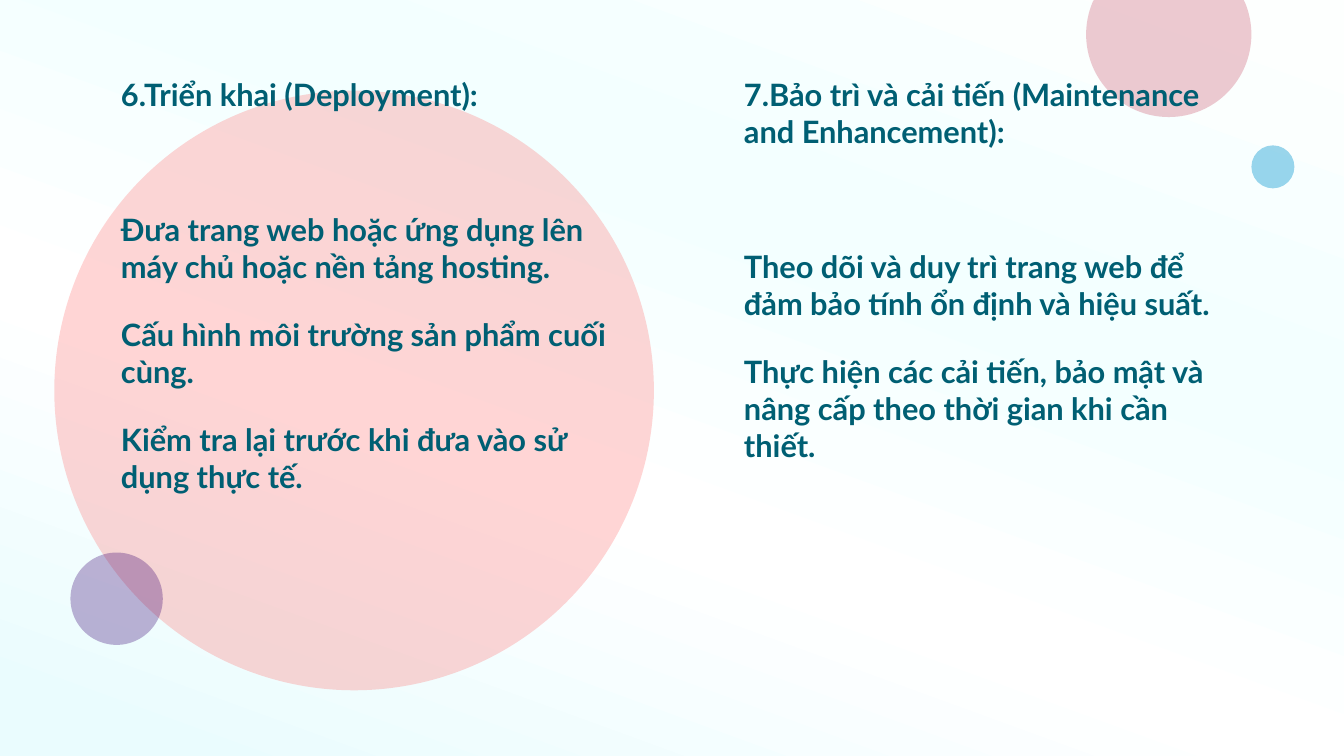
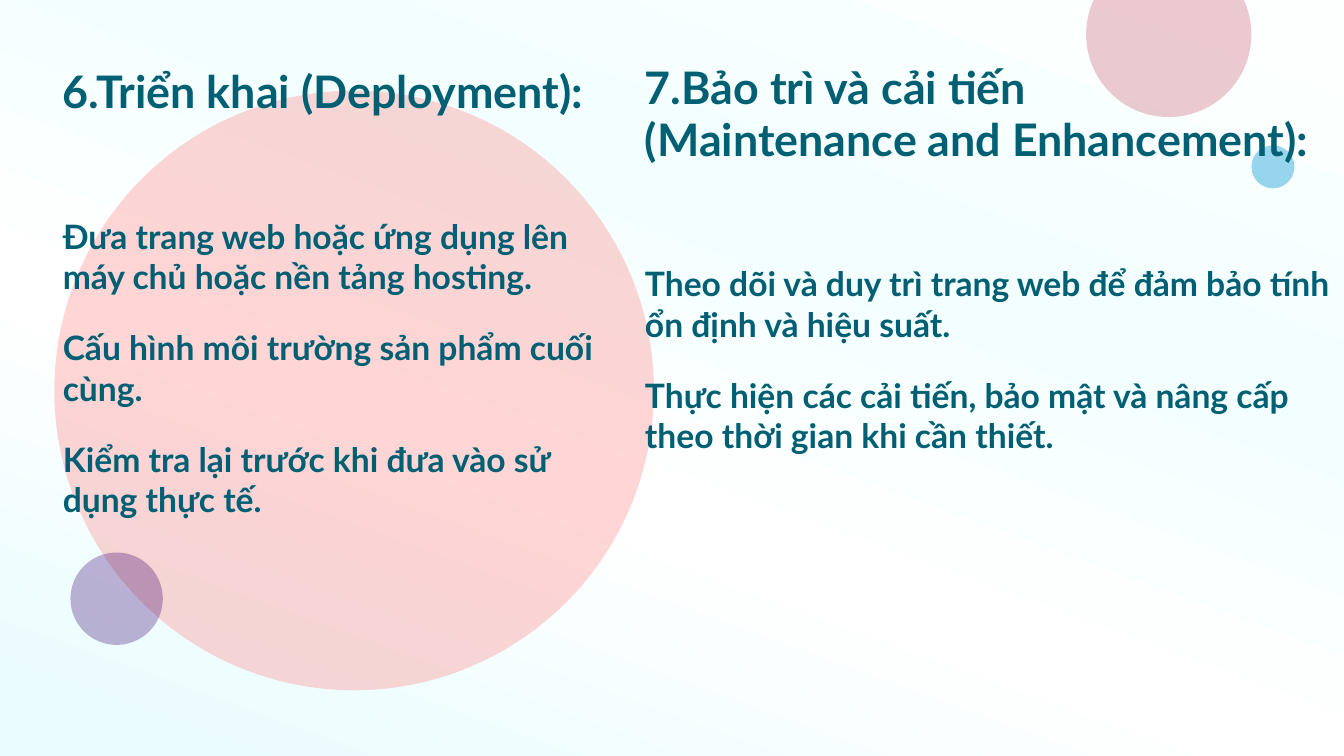
Before and after one commit to f12fullstack/NHOM19-CNWEB, a slide deck: slide 28 of NHOM19-CNWEB/NHÓM 19-HTMLCSSJS.pptx (slide 23 before the commit). Drawn at 1344x756 pixels with LibreOffice and Linux fonts; fonts in the diff are those of the drawing. Boxes give left, top, right and bottom in pixels: in the first picture for what was removed or moved away, otherwise in the second. Text is boxed around its words. In the diff, an @@ line names an element or a change of style, - is before the commit and + after.

```diff
--- a/NHOM19-CNWEB/NHÓM 19-HTMLCSSJS.pptx
+++ b/NHOM19-CNWEB/NHÓM 19-HTMLCSSJS.pptx
@@ subtitle "6.Triển khai (Deployment):": place and size @@
-subtitle "6.Triển khai (Deployment):" at (121,79,606,494)
+subtitle "6.Triển khai (Deployment):" at (63,70,593,518)
@@ subtitle "6.Triển khai (Deployment):" at (63,70,593,518): size 22 to 32 pt in "6.Triển khai (Deployment):"; size 22 to 24 pt in "Đưa trang web hoặc ứng dụng lên ...", "Cấu hình môi trường sản phẩm cuối ...", "Kiểm tra lại trước khi đưa vào ..." @@
@@ text "7.Bảo trì và cải tiến": place and size @@
-text "7.Bảo trì và cải tiến" at (744,79,1210,458)
+text "7.Bảo trì và cải tiến" at (645,68,1329,454)
@@ text at (645,68,1308,166): text changed; size 22 to 32 pt @@
-7.Bảo trì và cải tiến (Maintenance and Enhancement):
+7.Bảo trì và cải tiến
+(Maintenance and Enhancement):
@@ text at (645,268,1329,454): size 22 to 24 pt in "Theo dõi và duy trì trang web ...", "Thực hiện các cải tiến, bảo mật ..." @@
```
Also in this commit, not shown: 16 other slides changed, 5 slides added, 6 other files.
